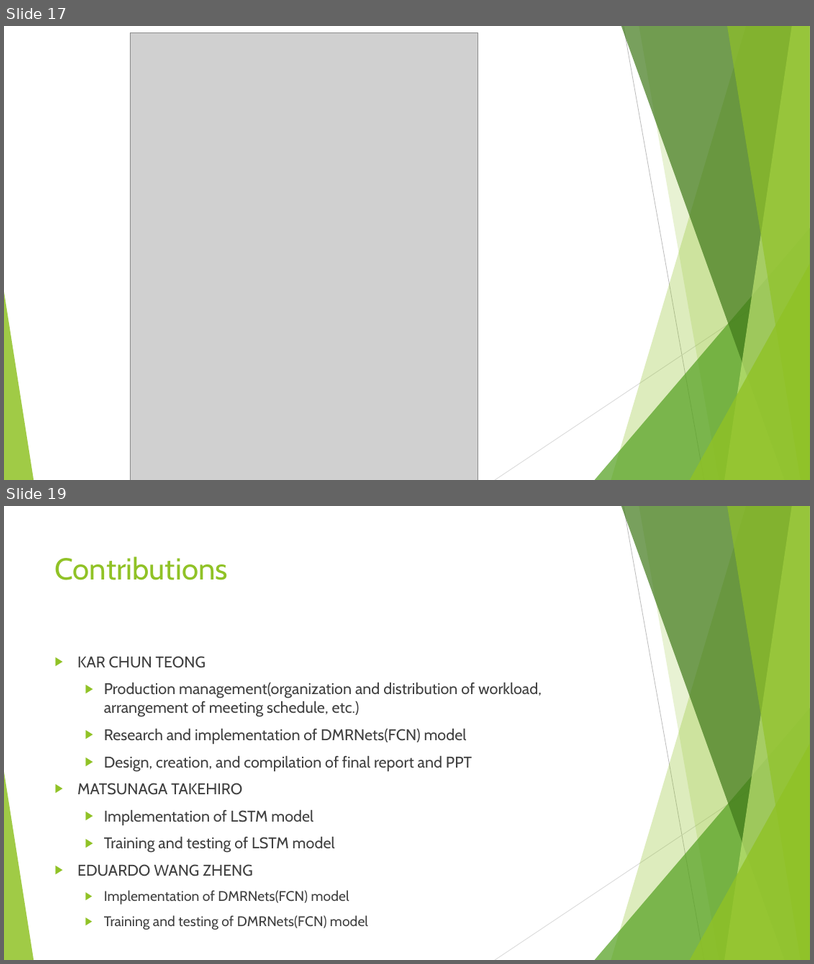
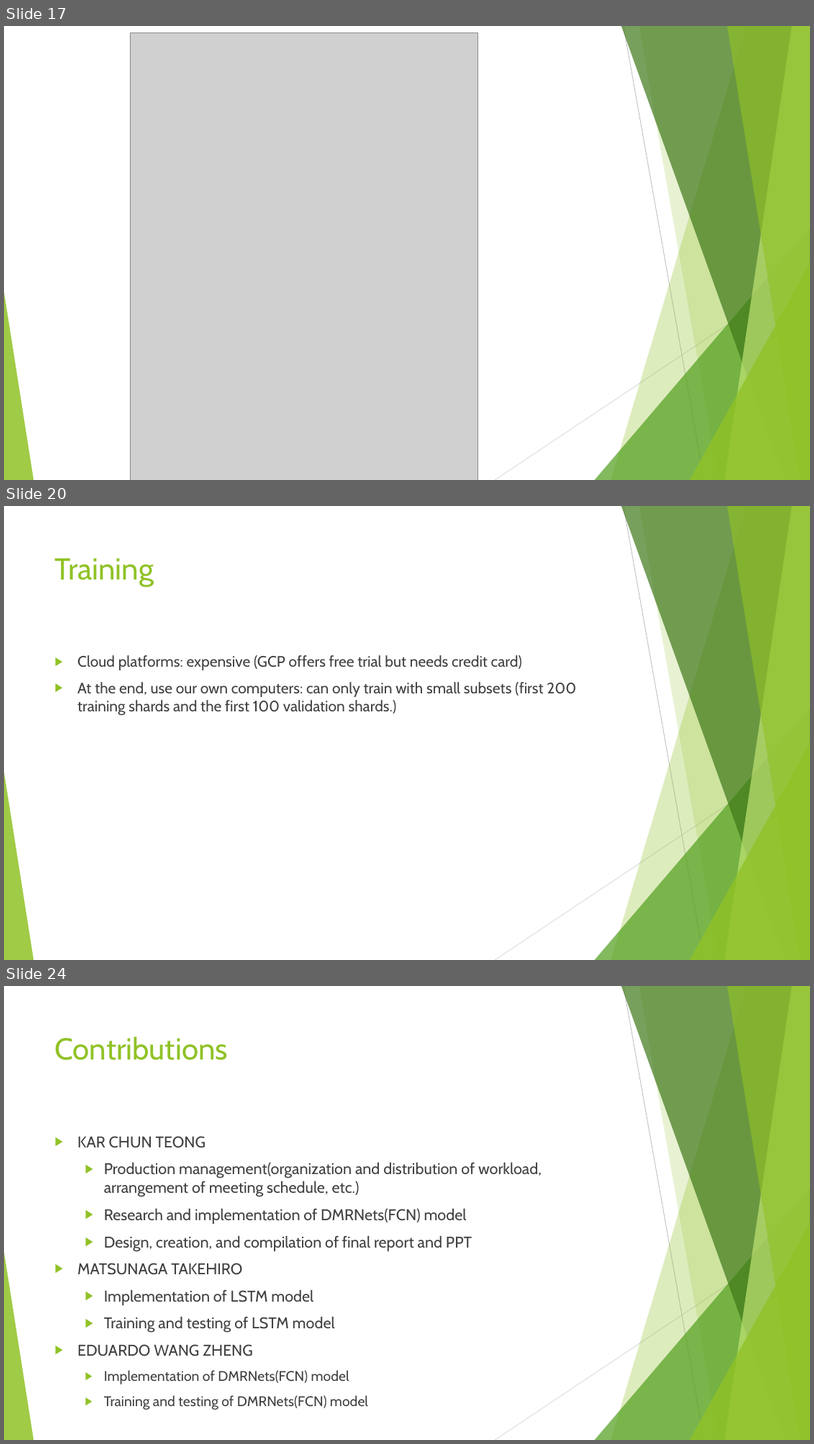
Before and after one commit to VongolaTeong/Multi-label-Classification-on-YouTube-8M, a slide deck: 518030990014.pptx. Shown one above the other, each under a label of ours: slides 17 and 19 before the commit, slides 17, 20 and 24 after it; the slides between them are not shown. The pictures are 814x964 and 814x1444 pixels, drawn with LibreOffice and Linux fonts; fonts in the diff are those of the drawing; grey boxes stand for pictures. Boxes give left, top, right and bottom in pixels: in the first picture for what was removed or moved away, otherwise in the second. Text is boxed around its words. In the diff, an @@ line names an element or a change of style, - is before the commit and + after.

```diff
--- a/518030990014.pptx
+++ b/518030990014.pptx
@@ slide 20 added at (x1=4, y1=506, x2=810, y2=960), background #FFFFFF; not listed: 10 template elements that a slide beside it also shows @@
@@ title added at (x1=55, y1=558, x2=154, y2=587), 36 pt, text #90C226 @@
+Training
@@ text added at (x1=77, y1=655, x2=576, y2=716), 18 pt, text #404040 @@
+▶ Cloud platforms: expensive (GCP offers free trial but needs credit card)
+▶ At the end, use our own computers: can only train with small subsets (first 200 training shards and the first 100 validation shards.)
@@ what was slide 19 is now slide 24 @@
```
Also in this commit, not shown: 4 slides changed, 5 other slides added, 5 other files.
